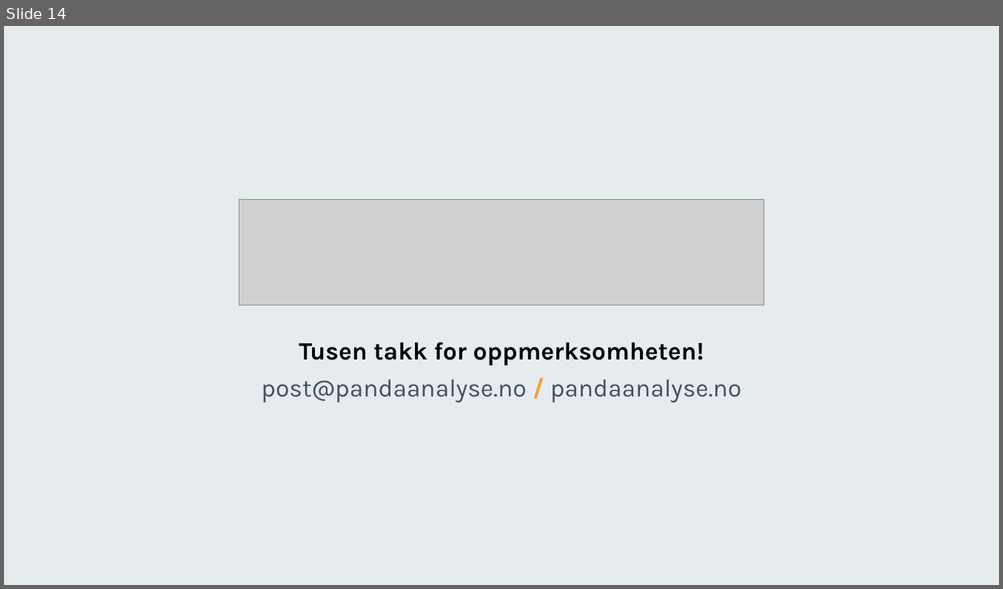
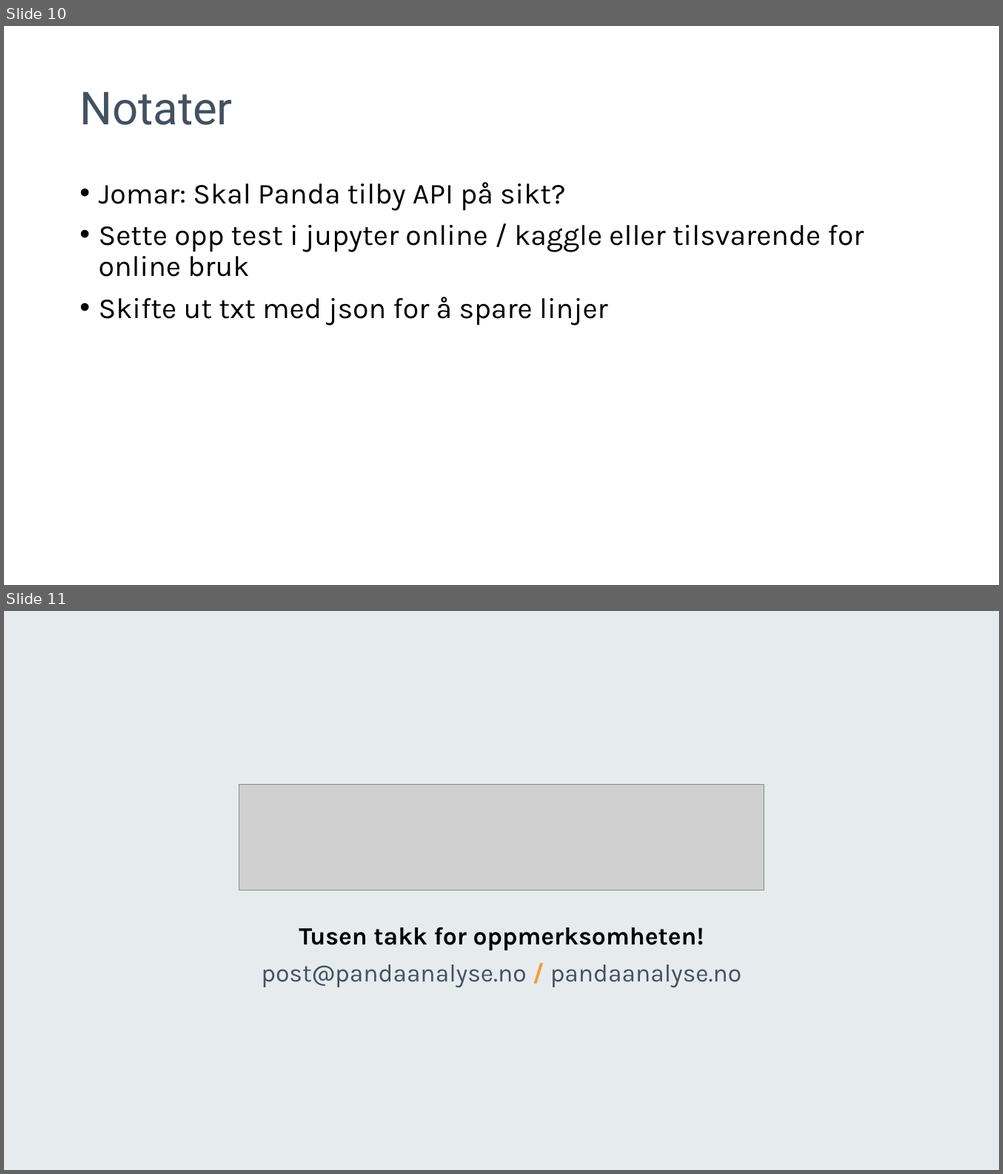
Before and after one commit to pandaAPIkurs/kursdata, a slide deck: Trinn1.pptx. Shown one above the other, each under a label of ours: slide 14 before the commit, slides 10 and 11 after it. The pictures are 1003x589 and 1003x1174 pixels, drawn with LibreOffice and Linux fonts; fonts in the diff are those of the drawing; grey boxes stand for pictures; background and template pictures are left out. Boxes give left, top, right and bottom in pixels: in the first picture for what was removed or moved away, otherwise in the second. Text is boxed around its words. In the diff, an @@ line names an element or a change of style, - is before the commit and + after.

```diff
--- a/Trinn1.pptx
+++ b/Trinn1.pptx
@@ slide 10 added at (4,26,999,585), background #FFFFFF @@
@@ title added at (79,92,232,125), 44 pt, text #425161 @@
+Notater
@@ text added at (99,182,864,326), 28 pt, text #000000 @@
+• Jomar: Skal Panda tilby API på sikt?
+• Sette opp test i jupyter online / kaggle eller tilsvarende for online bruk
+• Skifte ut txt med json for å spare linjer
@@ what was slide 14 is now slide 11 @@
```
Also in this commit, not shown: 1 slide changed, 8 other slides added, 12 slides removed, 1 other file.
